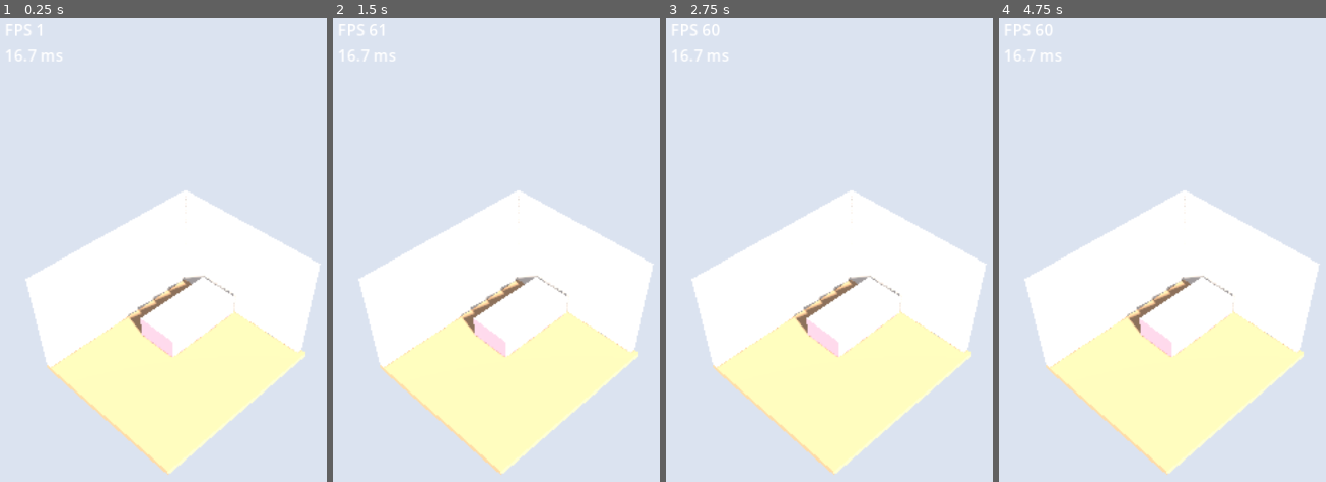
Above: before the commit, frames 1-4 (left to right).
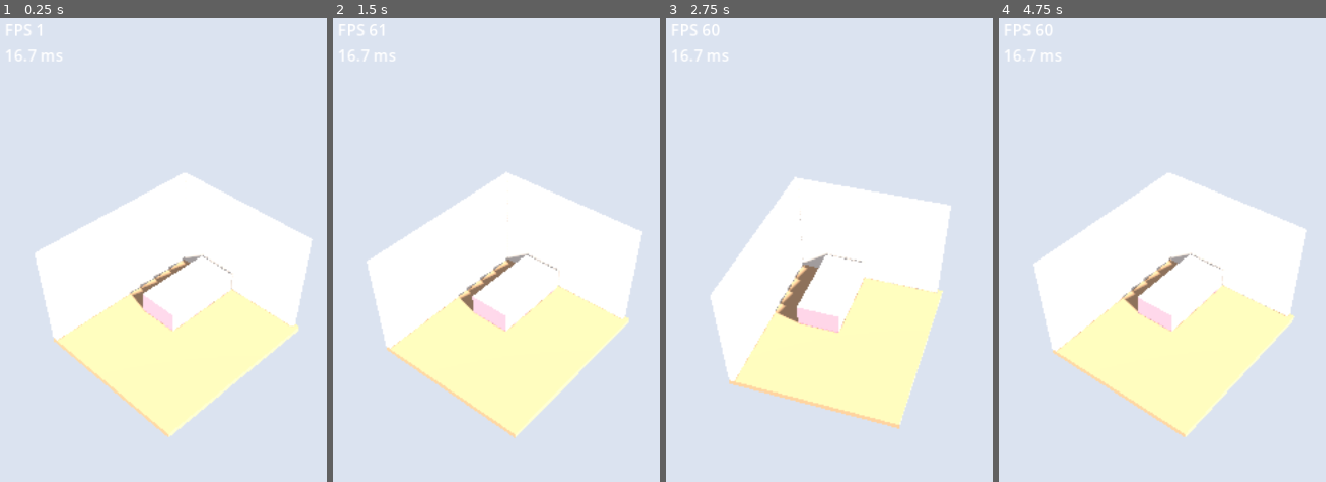
Above: after the commit, the same moments.

Repository: songga0/G0zy
Game: Godot game, scene res://scenes/main.tscn
Same seed, same stepped clock (60 frames per second), same inputs: the game is played once before the commit and once after it.
Inputs (mouse positions are in pixels of both pictures, inside the frame that each line leads up to):
- Up to frame 1 (0.25 s): no input
- Up to frame 2 (1.5 s): tap Enter at 0.5 s; move the mouse to (591, 319) at 0.52 s; click (591, 319) at 0.67 s; drag from (437, 398) to (outside the picture) at 1.27 s
- Up to frame 3 (2.75 s): move the mouse to (881, 185) at 2.02 s; click (881, 185) at 2.17 s
- Up to frame 4 (4.75 s): tap Space at 2.75 s; drag from (outside the picture) to (1064, 240) at 2.77 s; move the mouse to (1286, 477) at 3.52 s; click (1286, 477) at 3.67 s; tap Enter at 4.25 s; drag from (1064, 240) to (1119, 157) at 4.27 s

The runs differ from the first frame. In frame 1, 15% of the frame differs, in the area x 7-99%, y 33-99%; in frame 2, 15%; in frame 3, 17%, in the area x 7-99%, y 34-99%; in frame 4, 15%.

Commit message:
1-2: 카메라 회전과 관성, 앱 이름 G0zy

Diff:
--- a/project.godot
+++ b/project.godot
@@ -10,7 +10,7 @@
 
 [application]
 
-config/name="VirtualRoom"
+config/name="G0zy"
 run/main_scene="res://scenes/main.tscn"
 config/features=PackedStringArray("4.7", "Mobile")
 
--- a/scenes/main.tscn
+++ b/scenes/main.tscn
@@ -2,6 +2,7 @@
 
 [ext_resource type="Script" uid="uid://emrw2hncb68o" path="res://scripts/debug_label.gd" id="1_debug"]
 [ext_resource type="Script" path="res://scripts/room.gd" id="2_room"]
+[ext_resource type="Script" path="res://scripts/camera_rig.gd" id="3_rig"]
 
 [sub_resource type="Environment" id="Environment_main"]
 background_mode = 1
@@ -31,7 +32,11 @@
 directional_shadow_mode = 1
 directional_shadow_max_distance = 20.0
 
-[node name="Camera3D" type="Camera3D" parent="." unique_id=1364621430]
+[node name="CameraRig" type="Node3D" parent="." unique_id=1301928877]
+script = ExtResource("3_rig")
+room_path = NodePath("../Room")
+
+[node name="Camera3D" type="Camera3D" parent="CameraRig" unique_id=1364621430]
 transform = Transform3D(0.7071, -0.5255, 0.4731, 0, 0.6691, 0.7431, -0.7071, -0.5255, 0.4731, 6.04, 9.48, 6.04)
 keep_aspect = 0
 fov = 35.0
--- /dev/null
+++ b/scripts/camera_rig.gd
@@ -0,0 +1,144 @@
+extends Node3D
+## 방을 내려다보는 카메라.
+## 카메라 위치를 직접 움직이지 않고, 네 개의 값으로 매번 계산한다.
+##   yaw   : 좌우 회전 각도
+##   pitch : 내려다보는 각도
+##   pivot : 바라보는 지점 (지금은 방 중심 고정, 1-4단계에서 확대 초점으로 이동)
+##   zoom  : 확대 정도 (1-4단계에서 추가)
+##
+## 1-2단계: 한 손가락(마우스) 드래그로 좌우 회전 + 손을 뗐을 때 관성
+
+## 카메라가 움직이기 시작/완전히 멈출 때 알림. (나중에 RenderGovernor가 사용)
+signal motion_started
+signal motion_stopped
+
+@export var room_path: NodePath
+
+@export_group("기본 시점")
+@export_range(0.0, 360.0) var yaw_degrees: float = 45.0
+@export_range(20.0, 80.0) var pitch_degrees: float = 48.0
+## 방(벽 포함)이 화면 폭에서 차지하는 비율
+@export_range(0.3, 1.0) var room_fill: float = 0.78
+## 방 중심이 놓일 세로 위치 (0 = 화면 맨 위, 0.5 = 정중앙)
+@export_range(0.2, 0.6) var room_screen_y: float = 0.42
+
+@export_group("회전 조작감")
+## 화면 폭 전체를 드래그했을 때 회전하는 각도
+@export var degrees_per_screen_width: float = 180.0
+## 목표 각도를 따라가는 속도 (클수록 즉각적)
+@export var follow_speed: float = 18.0
+## 관성 감속 정도 (클수록 빨리 멈춤)
+@export var inertia_damping: float = 4.0
+
+@onready var camera: Camera3D = $Camera3D
+
+var _yaw: float            # 현재 화면에 보이는 각도 (라디안)
+var _target_yaw: float     # 따라가야 할 목표 각도
+var _pivot := Vector3.ZERO
+var _distance := 12.0
+
+var _dragging := false
+var _drag_index := -1
+var _velocity := 0.0       # 회전 속도 (라디안/초), 관성에 사용
+var _last_move_time := 0.0
+var _moving := false
+
+
+func _ready() -> void:
+	_yaw = deg_to_rad(yaw_degrees)
+	_target_yaw = _yaw
+	get_viewport().size_changed.connect(_fit_to_room)
+	_fit_to_room()
+	_set_moving(false)
+
+
+## 방 크기와 화면 비율로 카메라 거리와 세로 위치를 계산한다.
+func _fit_to_room() -> void:
+	var bounds := AABB(Vector3(-2, 0, -2), Vector3(4, 2.4, 4))
+	var room := get_node_or_null(room_path)
+	if room and room.has_method("get_bounds"):
+		bounds = room.get_bounds()
+	_pivot = bounds.get_center()
+
+	# 방 전체(벽 높이 포함)를 감싸는 구가 화면 폭의 room_fill 만큼 차지하는 거리
+	# camera.keep_aspect = 가로 기준이므로 fov는 가로 시야각이다.
+	var radius := bounds.size.length() / 2.0
+	var half_fov := deg_to_rad(camera.fov) / 2.0
+	_distance = radius / (room_fill * tan(half_fov))
+
+	# 방을 화면 중앙보다 위로 올리기: 카메라를 화면 아래 방향으로 평행이동
+	var vp := get_viewport().get_visible_rect().size
+	var visible_w := 2.0 * _distance * tan(half_fov)
+	var visible_h := visible_w * vp.y / vp.x
+	camera.v_offset = -(0.5 - room_screen_y) * visible_h
+	_apply()
+
+
+func _unhandled_input(event: InputEvent) -> void:
+	# 터치 이벤트만 사용한다. (Mac에서는 마우스가 터치로 변환되어 들어옴)
+	if event is InputEventScreenTouch:
+		if event.pressed and not _dragging:
+			_dragging = true
+			_drag_index = event.index
+			# 관성으로 돌고 있었다면 지금 보이는 각도에서 멈춘다.
+			_velocity = 0.0
+			_target_yaw = _yaw
+			_last_move_time = _now()
+			_set_moving(true)
+		elif not event.pressed and event.index == _drag_index:
+			_dragging = false
+			_drag_index = -1
+			# 손을 떼기 직전에 멈춰 있었다면 관성을 주지 않는다.
+			if _now() - _last_move_time > 0.08:
+				_velocity = 0.0
+	elif event is InputEventScreenDrag and _dragging and event.index == _drag_index:
+		var drag := event as InputEventScreenDrag
+		var width := get_viewport().get_visible_rect().size.x
+		# 오른쪽으로 끌면 방이 오른쪽으로 돌아가도록 (= 카메라는 왼쪽으로 이동)
+		var delta: float = -drag.relative.x / width * deg_to_rad(degrees_per_screen_width)
+		_target_yaw += delta
+		var t := _now()
+		var dt := maxf(t - _last_move_time, 0.001)
+		_velocity = lerpf(_velocity, delta / dt, 0.5)
+		_last_move_time = t
+
+
+func _process(delta: float) -> void:
+	# 관성: 손을 뗀 뒤 남은 속도로 계속 돌면서 점점 감속
+	if not _dragging and _velocity != 0.0:
+		_target_yaw += _velocity * delta
+		_velocity *= exp(-inertia_damping * delta)
+		if absf(_velocity) < 0.02:
+			_velocity = 0.0
+
+	# 현재 각도가 목표 각도를 부드럽게 따라감
+	_yaw = lerpf(_yaw, _target_yaw, 1.0 - exp(-follow_speed * delta))
+	_apply()
+
+	# 완전히 멈췄으면 매 프레임 계산을 끈다.
+	if not _dragging and _velocity == 0.0 and absf(_target_yaw - _yaw) < 0.0005:
+		_yaw = _target_yaw
+		_apply()
+		_set_moving(false)
+
+
+func _apply() -> void:
+	var pitch := deg_to_rad(pitch_degrees)
+	var dir := Vector3(cos(pitch) * sin(_yaw), sin(pitch), cos(pitch) * cos(_yaw))
+	camera.global_position = _pivot + dir * _distance
+	camera.look_at(_pivot, Vector3.UP)
+
+
+func _set_moving(value: bool) -> void:
+	set_process(value)
+	if value == _moving:
+		return
+	_moving = value
+	if value:
+		motion_started.emit()
+	else:
+		motion_stopped.emit()
+
+
+func _now() -> float:
+	return Time.get_ticks_msec() / 1000.0
--- a/scripts/room.gd
+++ b/scripts/room.gd
@@ -25,6 +25,16 @@
 	# 1-3단계에서 카메라 방향에 따라 자동으로 숨기도록 바꾼다.
 	walls["east"].visible = false
 	walls["south"].visible = false
+
+
+
+## 바닥 판과 벽을 모두 포함하는 방의 외곽 상자. 카메라 거리 계산에 사용한다.
+func get_bounds() -> AABB:
+	var outer_w := width + wall_thickness * 2.0
+	var outer_d := depth + wall_thickness * 2.0
+	return AABB(
+		Vector3(-outer_w / 2.0, -floor_thickness, -outer_d / 2.0),
+		Vector3(outer_w, wall_height + floor_thickness, outer_d))
 
 
 func _build() -> void:
